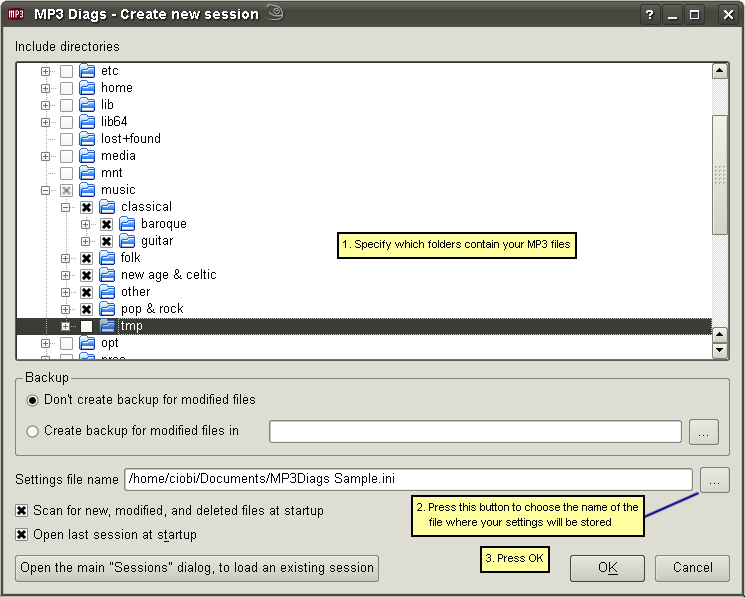
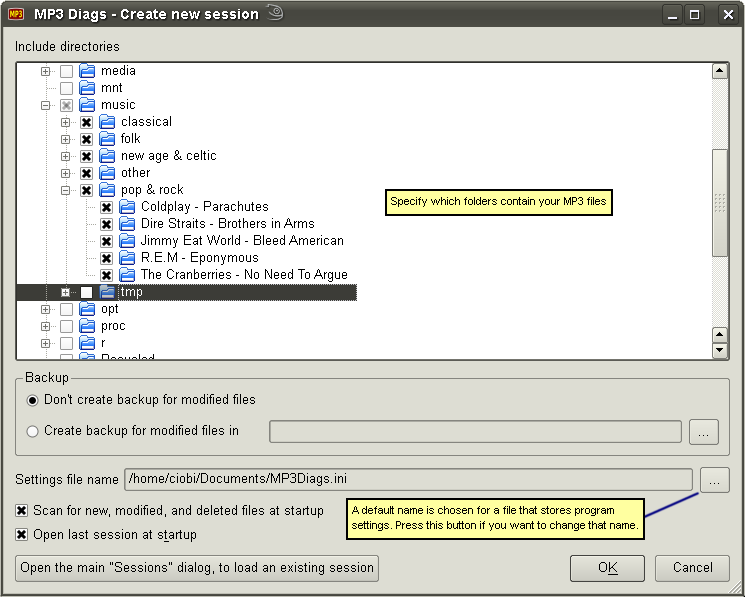
Layer changes from the first 745 x 597 image to the second:
painted on "Pasted Layer#2" over [385, 189, 645, 537]
moved "Pasted Layer#4" above "Pasted Layer", painted on it over [8, 4, 741, 593]
removed layer "Pasted Layer#5" over [8, 4, 741, 593]
renamed "Pasted Layer#1" to "Pasted Layer#6", moved it below "New Layer", painted on it over [8, 4, 741, 593]
removed layer "Pasted Layer#3" over [337, 232, 577, 259]
